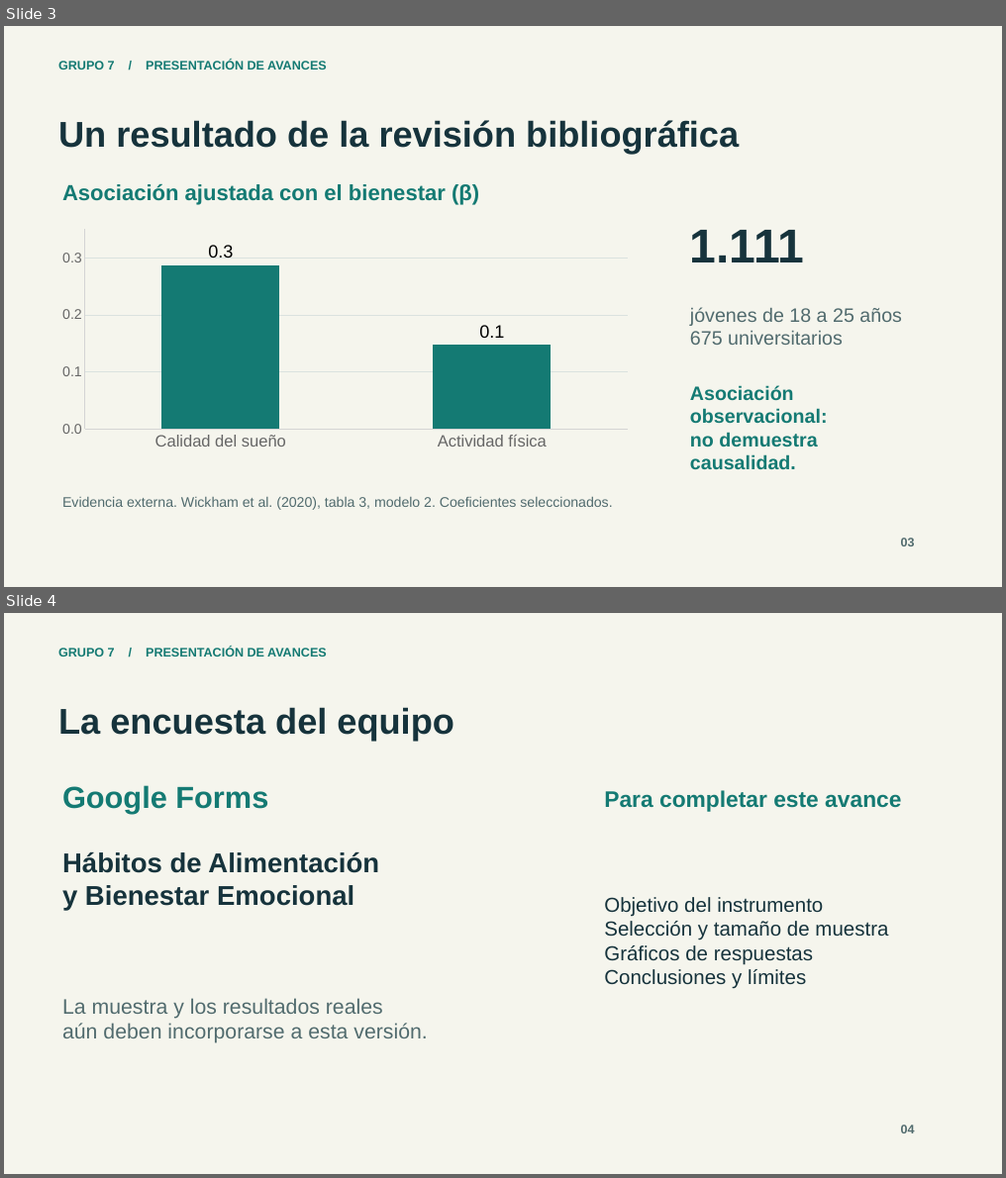
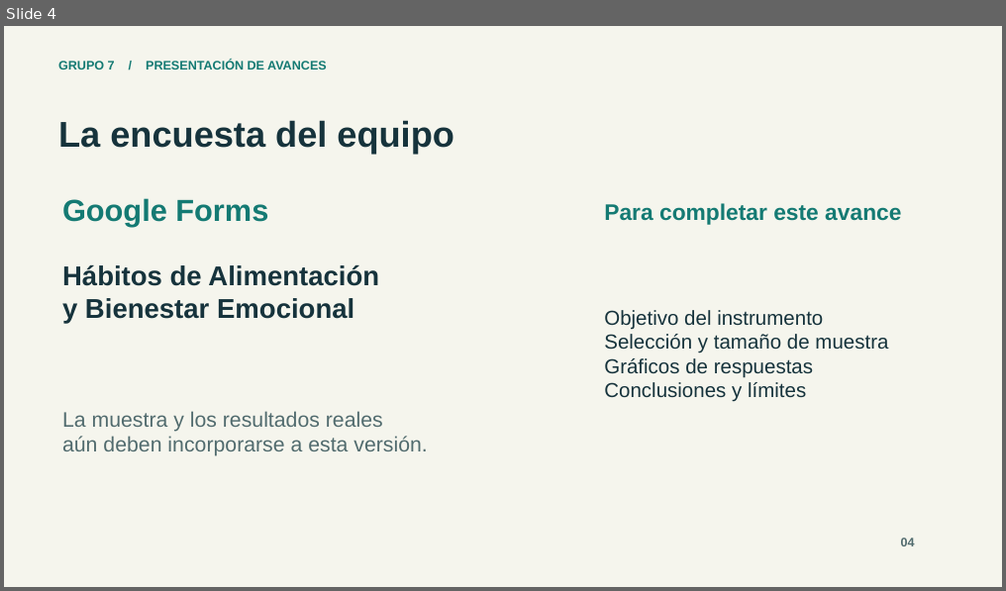
Before and after one commit to jochevipe/liderazgo_7, a slide deck: 06-presentaciones/presentacion/presentacion-avances-grupo-7-mejorada.pptx. Shown one above the other, each under a label of ours: slides 3 and 4 before the commit, slide 4 after it. The pictures are 1006x1178 and 1006x591 pixels, drawn with LibreOffice and Linux fonts; fonts in the diff are those of the drawing. Boxes give left, top, right and bottom in pixels: in the first picture for what was removed or moved away, otherwise in the second. Text is boxed around its words. In the diff, an @@ line names an element or a change of style, - is before the commit and + after.

Commit message:
docs: unificar enfoque en alimentación y bienestar emocional y respaldar versiones previas

```diff
--- a/06-presentaciones/presentacion/presentacion-avances-grupo-7-mejorada.pptx
+++ b/06-presentaciones/presentacion/presentacion-avances-grupo-7-mejorada.pptx
@@ slide 3 removed at (x1=4, y1=26, x2=1002, y2=587), background #F5F5ED @@
@@ text removed at (x1=58, y1=60, x2=327, y2=70) @@
-GRUPO 7 / PRESENTACIÓN DE AVANCES
@@ text removed at (x1=58, y1=120, x2=739, y2=153) @@
-Un resultado de la revisión bibliográfica
@@ text removed at (x1=62, y1=183, x2=479, y2=205) @@
-Asociación ajustada con el bienestar (β)
@@ column chart removed at (x1=51, y1=225, x2=639, y2=455) @@
-categories: Calidad del sueño, Actividad física
-Series 1: 0.3, 0.1
@@ text removed at (x1=690, y1=230, x2=804, y2=263) @@
-1.111
@@ text removed at (x1=690, y1=307, x2=902, y2=345) @@
-jóvenes de 18 a 25 años
-675 universitarios
@@ text removed at (x1=690, y1=385, x2=828, y2=471) @@
-Asociación observacional:
-no demuestra causalidad.
@@ text removed at (x1=62, y1=496, x2=612, y2=510) @@
-Evidencia externa. Wickham et al. (2020), tabla 3, modelo 2. Coeficientes seleccionados.
@@ text removed at (x1=901, y1=538, x2=915, y2=547) @@
-03
```
Also in this commit, not shown: 4 slides changed, 1 slide added, 45 other files.
